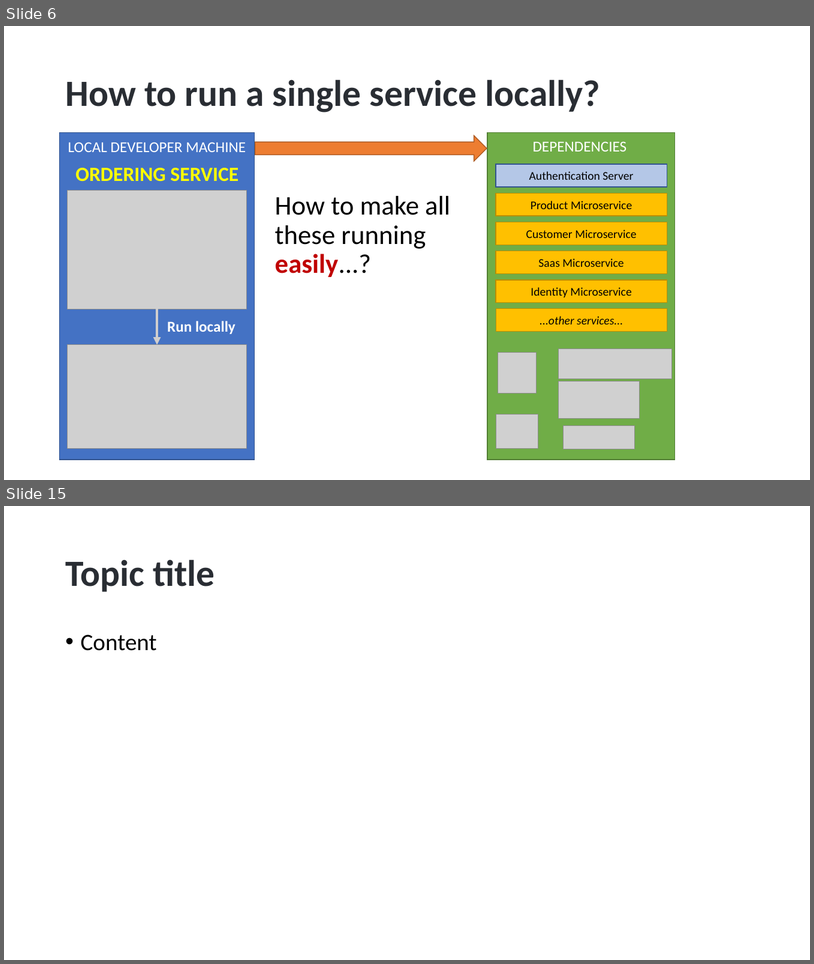
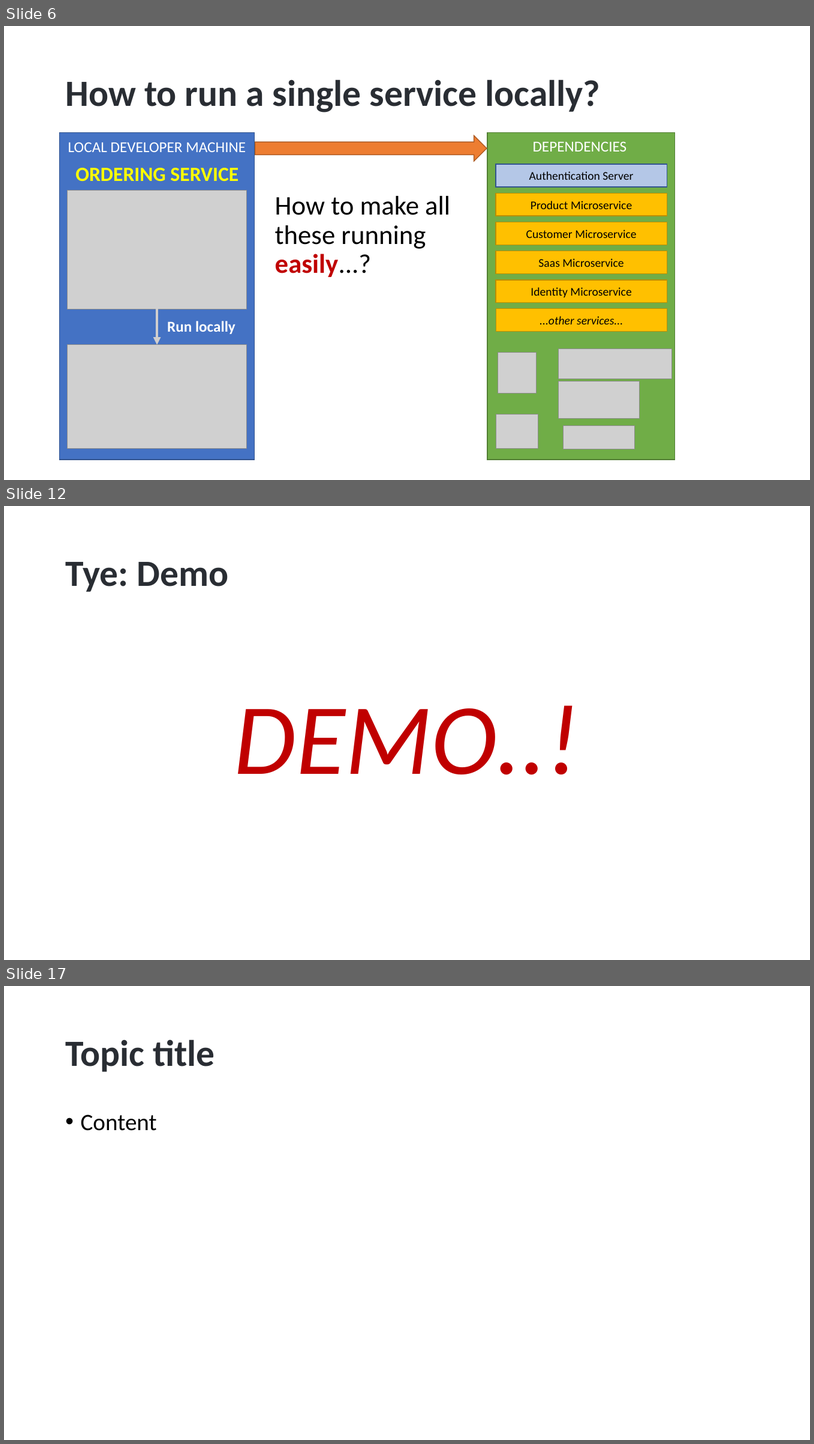
Before and after one commit to hikalkan/presentations, a slide deck: 2023-05-10 ABP Conf 2023 Developing with Kubernetes/Developing with Kubernetes.pptx. Shown one above the other, each under a label of ours: slides 6 and 15 before the commit, slides 6, 12 and 17 after it; the slides between them are not shown. The pictures are 814x964 and 814x1444 pixels, drawn with LibreOffice and Linux fonts; fonts in the diff are those of the drawing; grey boxes stand for pictures; background and template pictures are left out. Boxes give left, top, right and bottom in pixels: in the first picture for what was removed or moved away, otherwise in the second. Text is boxed around its words. In the diff, an @@ line names an element or a change of style, - is before the commit and + after.

```diff
--- a/2023-05-10 ABP Conf 2023 Developing with Kubernetes/Developing with Kubernetes.pptx
+++ b/2023-05-10 ABP Conf 2023 Developing with Kubernetes/Developing with Kubernetes.pptx
@@ slide 12 added at [4, 506, 810, 960], background picture (left out) @@
@@ title added at [65, 562, 228, 592], 44 pt, text #292D33, bold @@
+Tye: Demo
@@ text added at [234, 705, 579, 775], 120 pt, text #C00000, italic @@
+DEMO..!
@@ what was slide 15 is now slide 17 @@
```
Also in this commit, not shown: 6 slides changed, 3 other slides added, 2 slides removed.
